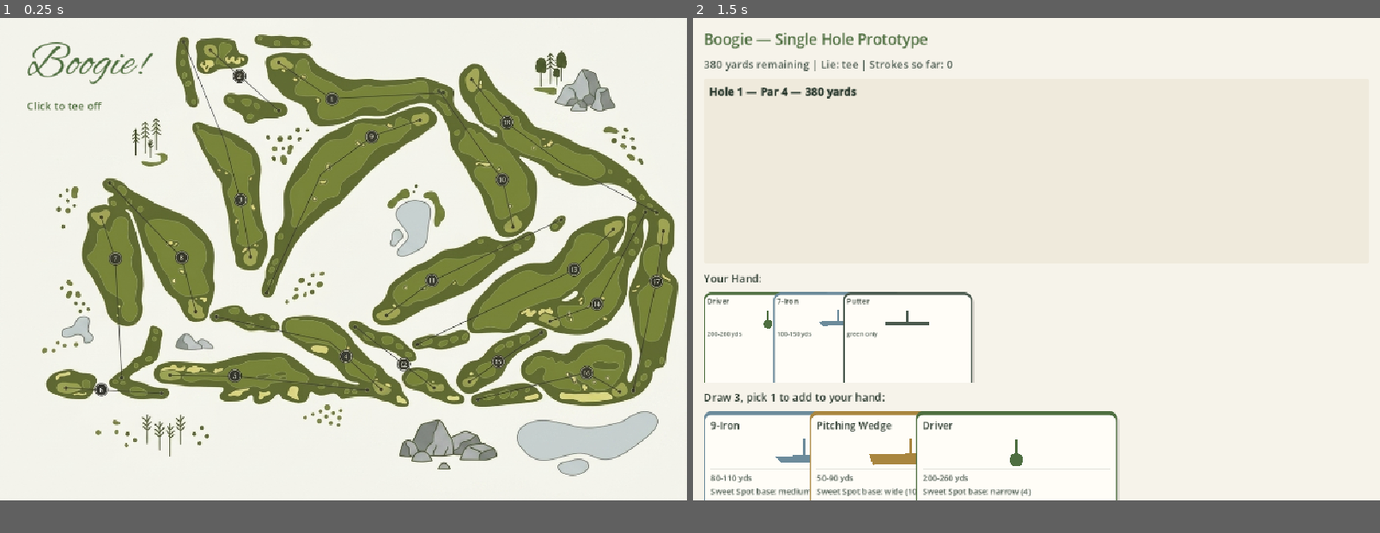
Above: before the commit, frames 1-2 (left to right).
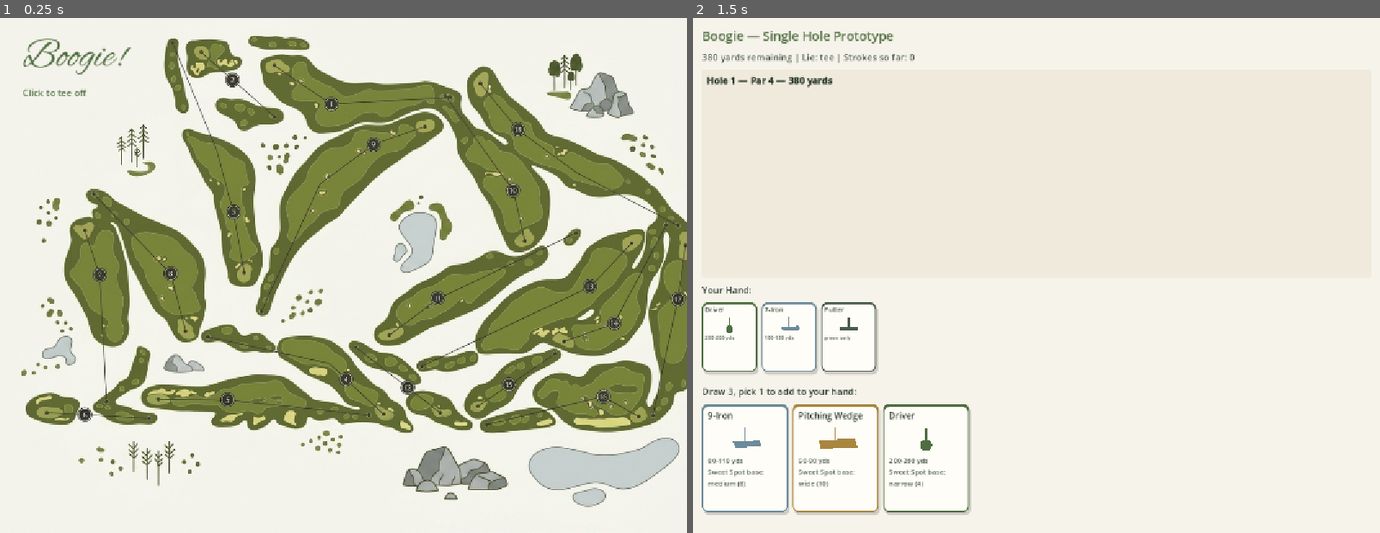
Above: after the commit, the same moments.

Repository: aldo-g/boogie
Game: Godot game, scene res://scenes/Title.tscn
Two runs of this game, one before a commit and one after it. Both use one fixed random seed, a clock stepped at 60 frames per second and the inputs below.
Inputs (mouse positions are in pixels of both pictures, inside the frame that each line leads up to):
- Up to frame 1 (0.25 s): no input
- Up to frame 2 (1.5 s): tap Enter at 0.5 s; move the mouse to (1187, 234) at 0.52 s; click (1187, 234) at 0.67 s; tap Space at 1.25 s; move the mouse to (899, 285) at 1.27 s; click (899, 285) at 1.42 s
In our replay, the window is 800x562 before the commit and 800x600 after it. These sizes can differ from the game's own. Grey fills any space a smaller window leaves; there, only what the larger window draws over its background counts as a difference.

The runs differ from the first frame. In frame 1, 39% of the frame differs, in the area x 3-100%, y 3-95%; in frame 2, 6.7%.

Commit message:
Tune window size and card/log layout
Bigger default window, log panel now expands to fill available space,
card sizing fixed to avoid anchor-driven size overrides, and draft-pick
callbacks now use a factory consistent with the other card callbacks.

Co-Authored-By: Claude Sonnet 5 <noreply@anthropic.com>

Diff:
--- a/project.godot
+++ b/project.godot
@@ -21,6 +21,6 @@
 
 [display]
 
-window/size/viewport_width=1024
-window/size/viewport_height=719
+window/size/viewport_width=1200
+window/size/viewport_height=900
 window/stretch/mode="canvas_items"
--- a/scripts/CardView.gd
+++ b/scripts/CardView.gd
@@ -47,13 +47,11 @@
 func _build() -> void:
 	var card_size := COMPACT_SIZE if compact else CARD_SIZE
 	custom_minimum_size = card_size
-	size = card_size
 	pivot_offset = card_size / 2.0
 
 	var accent := type_color(card.get("type", "iron"))
 
 	var shadow := PanelContainer.new()
-	shadow.set_anchors_preset(Control.PRESET_FULL_RECT)
 	shadow.position = Vector2(3, 5)
 	shadow.size = card_size
 	var shadow_style := StyleBoxFlat.new()
@@ -64,7 +62,7 @@
 	add_child(shadow)
 
 	_panel = PanelContainer.new()
-	_panel.set_anchors_preset(Control.PRESET_FULL_RECT)
+	_panel.position = Vector2.ZERO
 	_panel.size = card_size
 	var style := StyleBoxFlat.new()
 	style.bg_color = BoogieTheme.CARD_BG
--- a/scripts/Main.gd
+++ b/scripts/Main.gd
@@ -95,7 +95,8 @@
 	root.add_child(status_label)
 
 	var log_panel := PanelContainer.new()
-	log_panel.custom_minimum_size = Vector2(0, 260)
+	log_panel.custom_minimum_size = Vector2(0, 150)
+	log_panel.size_flags_vertical = Control.SIZE_EXPAND_FILL
 	var log_panel_style := StyleBoxFlat.new()
 	log_panel_style.bg_color = COLOR_PANEL
 	log_panel_style.set_corner_radius_all(4)
@@ -110,7 +111,7 @@
 	log_box.bbcode_enabled = true
 	log_box.scroll_following = true
 	log_box.fit_content = false
-	log_box.custom_minimum_size = Vector2(0, 260)
+	log_box.custom_minimum_size = Vector2(0, 150)
 	log_box.add_theme_color_override("default_color", COLOR_TEXT)
 	log_panel.add_child(log_box)
 
@@ -134,8 +135,7 @@
 	root.add_child(options_label)
 
 	var options_scroll := ScrollContainer.new()
-	options_scroll.custom_minimum_size = Vector2(0, 200)
-	options_scroll.size_flags_vertical = Control.SIZE_EXPAND_FILL
+	options_scroll.custom_minimum_size = Vector2(0, 210)
 	options_scroll.vertical_scroll_mode = ScrollContainer.SCROLL_MODE_DISABLED
 	root.add_child(options_scroll)
 
@@ -505,7 +505,7 @@
 			options_label.text = "Draw 3, pick 1 to add to your hand:"
 			for i in range(current_draft_options.size()):
 				var cv := make_card_view(current_draft_options[i])
-				cv.picked.connect(_on_draft_card_picked.bind(cv, i))
+				cv.picked.connect(_make_draft_pick_callback(i))
 				options_container.add_child(cv)
 
 		State.DISCARD_FOR_DRAFT, State.DISCARD_FOR_HAZARD:
@@ -590,6 +590,10 @@
 
 
 # --- Callback factories (needed so each card view captures the right index) ---
+func _make_draft_pick_callback(i: int) -> Callable:
+	return func(cv): _on_draft_card_picked(cv, i)
+
+
 func _make_discard_callback(i: int) -> Callable:
 	return func(_cv): on_discard_pick(i)
 
